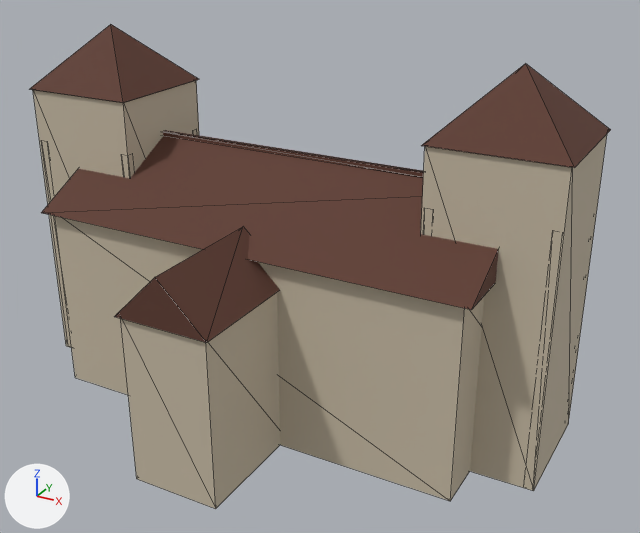
Two versions of the glTF model assets/map3d_houses/palace.glb, one commit apart.
Rendered twice from a camera (50 mm lens) standing at (25.6, -40.4, 30.4) and looking at (2.9, 0.9, 9.7). The lights are fixed; the arrows at lower left show +X, +Y and +Z. The first picture is the older version. Mesh edges are drawn as thin lines. Vertices at exactly the same position are counted once.

Objects in the first picture: 'palace'.
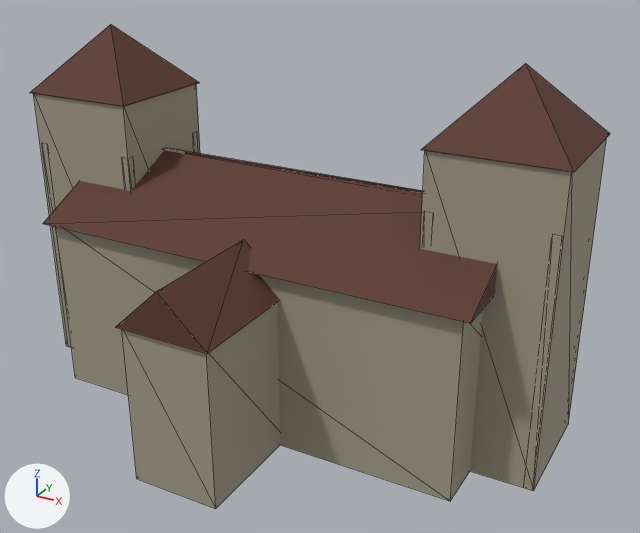
Edits to the bpy script that builds the scene:
```text
Change mat_wall:
    mat_wall.base_color: (0.578, 0.503, 0.381) -> (0.361, 0.332, 0.25)  # beige #c8bca6 -> grey #a29c89
Change me_cube:
    where me_cube.from_pydata(...)  # 126 vertices, 184 faces; spans x -17.0..17.0, y -10.3..10.3, z 0.0..22.0
    used by ob_palace; location = (0.0, 0.0, 0.0)
    before: 9 (-2.6, -10.0, 10.1), 11 (-2.6, -2.8, 10.1), 13 (2.6, -10.0, 10.1), 15 (2.6, -2.8, 10.1)
    me_cube part 1: the loose piece of 6 vertices spanning x -13.8..13.8, y -4.0..10.3, z 11.7..15.4 is scaled about the mesh origin by (1, 1, 0.94)
    me_cube part 2: the loose piece of 8 vertices spanning x -13.4..13.4, y 3.0..3.3, z 15.4..15.7 is moved by (0.0, 0.0, -1.1)
    me_cube part 3: the loose piece of 6 vertices spanning x -2.9..2.9, y -10.3..-2.6, z 10.1..12.9 is moved by (0.0, 0.0, -0.7)
    me_cube part 4: the loose piece of 5 vertices spanning x -17.0..-9.4, y -0.7..6.9, z 18.3..22.0 is scaled about its middle by (1, 1, 1.06), then moved by (0.0, 0.0, -0.1)
    me_cube part 5: the loose piece of 5 vertices spanning x 9.4..17.0, y -0.7..6.9, z 18.3..22.0 is scaled about its middle by (1, 1, 1.06), then moved by (0.0, 0.0, -0.1)
    me_cube part 6: all 4 vertices in x -13.2..13.2, y -3.5..9.7, z 11.7 are moved by (0.0, 0.0, -0.7)
    me_cube part 7: 40 of the vertices in x -16.9..16.9, y -0.5..6.7, z 15.0..18.3 are moved by (0.0, 0.0, -0.2)
    me_cube part 8
    add for i in [9, 11, 13, 15]: me_cube.vertices[i].co += Vector((0.0, 0.0, -0.6))
```

Pixel boxes (x1, y1, x2, y2) of what changed, in the pictures (640 x 533 px; the box of a moved part takes in the faces that stretch with it):
'palace', recoloured, reshaped (brown to grey): before (30, 24, 611, 509); after (30, 24, 610, 509)
part 1 of me_cube, moved or reshaped: before (41, 136, 499, 310); after (43, 150, 497, 323)
part 2 of me_cube, moved or reshaped: before (163, 130, 424, 177); after (164, 148, 423, 194)
part 3 of me_cube, moved or reshaped: before (114, 226, 280, 343); after (116, 240, 280, 354)
part 4 of me_cube, moved or reshaped: before (30, 24, 199, 103); after (30, 24, 200, 106)
part 5 of me_cube, moved or reshaped: before (421, 64, 611, 168); after (421, 64, 610, 172)
part 6 of me_cube, moved or reshaped: before (55, 216, 484, 501); after (56, 227, 483, 501)
part 7 of me_cube, moved or reshaped: before (33, 80, 607, 491); after (33, 84, 606, 491)
part 8 of me_cube, moved or reshaped: before (120, 293, 280, 509); after (122, 303, 280, 509)
